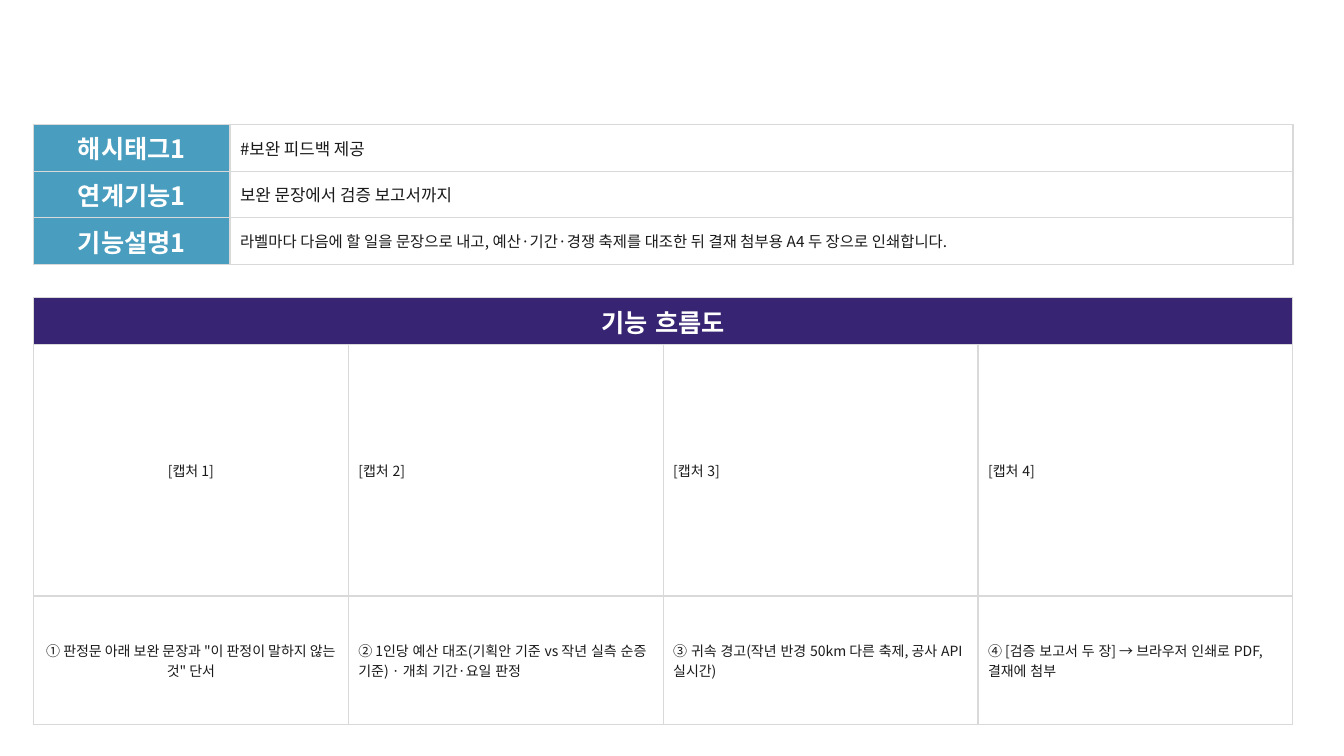
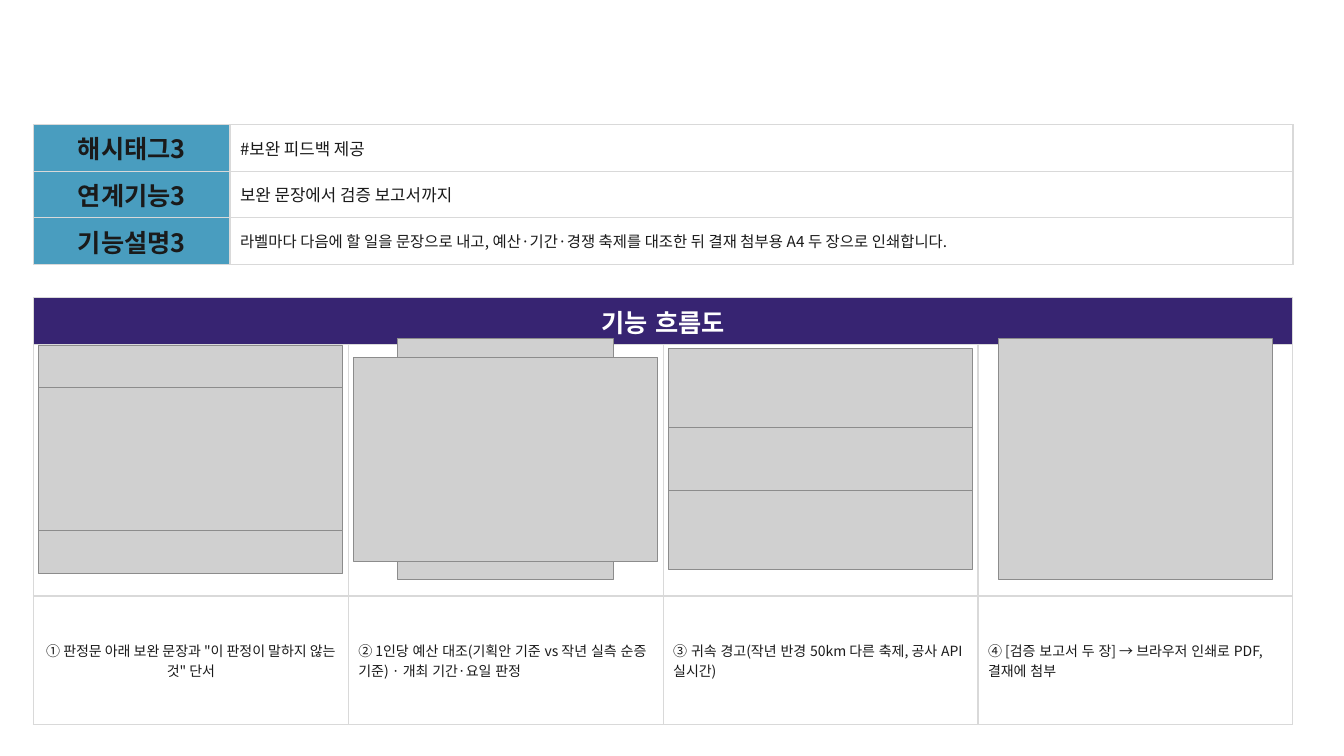
Before and after one commit to jangjunyong/oneshot-mvp, a slide deck: slide 7 of docs/제출양식/기능설명서_기획안팩트체크_작성본.pptx. Drawn at 1344x756 pixels with LibreOffice and Linux fonts; fonts in the diff are those of the drawing; grey boxes stand for pictures; background and template pictures are left out. Boxes give left, top, right and bottom in pixels: in the first picture for what was removed or moved away, otherwise in the second. Text is boxed around its words. In the diff, an @@ line names an element or a change of style, - is before the commit and + after.

```diff
--- a/docs/제출양식/기능설명서_기획안팩트체크_작성본.pptx
+++ b/docs/제출양식/기능설명서_기획안팩트체크_작성본.pptx
@@ table at box(33, 125, 1294, 276) @@
-row 1, column 1: 해시태그1
+row 1, column 1: 해시태그3
-row 2, column 1: 연계기능1
+row 2, column 1: 연계기능3
-row 3, column 1: 기능설명1
+row 3, column 1: 기능설명3
@@ table at box(33, 298, 1292, 722) @@
-row 2: [캡처 1] | [캡처 2] | [캡처 3] | [캡처 4]
+row 2:  |  |  | 
@@ picture added at box(39, 345, 343, 573) @@
@@ picture added at box(354, 357, 657, 562) @@
@@ picture added at box(397, 339, 614, 580) @@
@@ picture added at box(668, 349, 972, 570) @@
@@ picture added at box(999, 339, 1272, 580) @@
@@ picture added at box(1083, 339, 1189, 580) @@
@@ picture added at box(39, 387, 343, 530) @@
@@ picture added at box(668, 427, 972, 490) @@
```
Also in this commit, not shown: 7 other slides changed, 32 other files.
